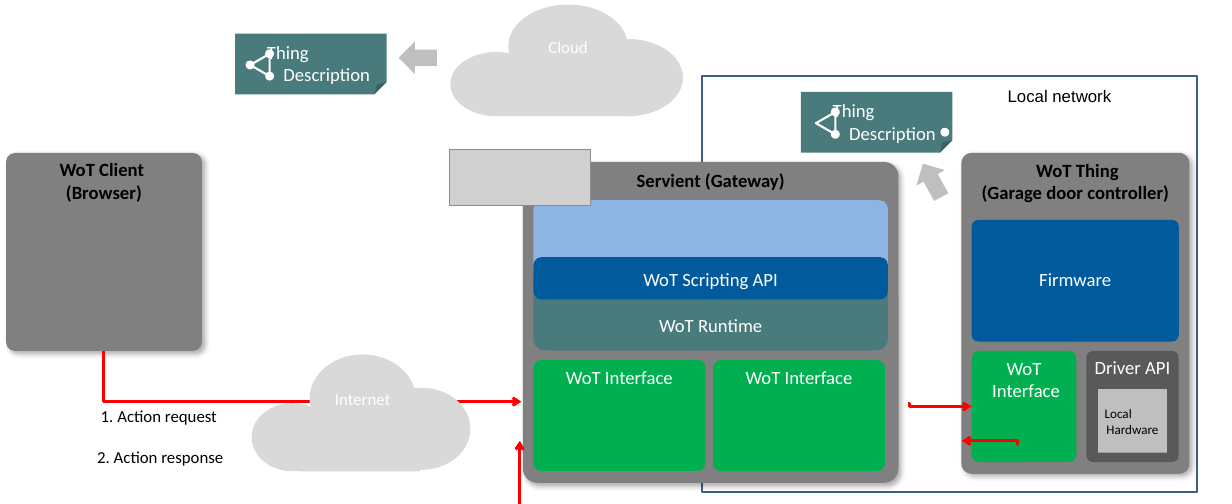
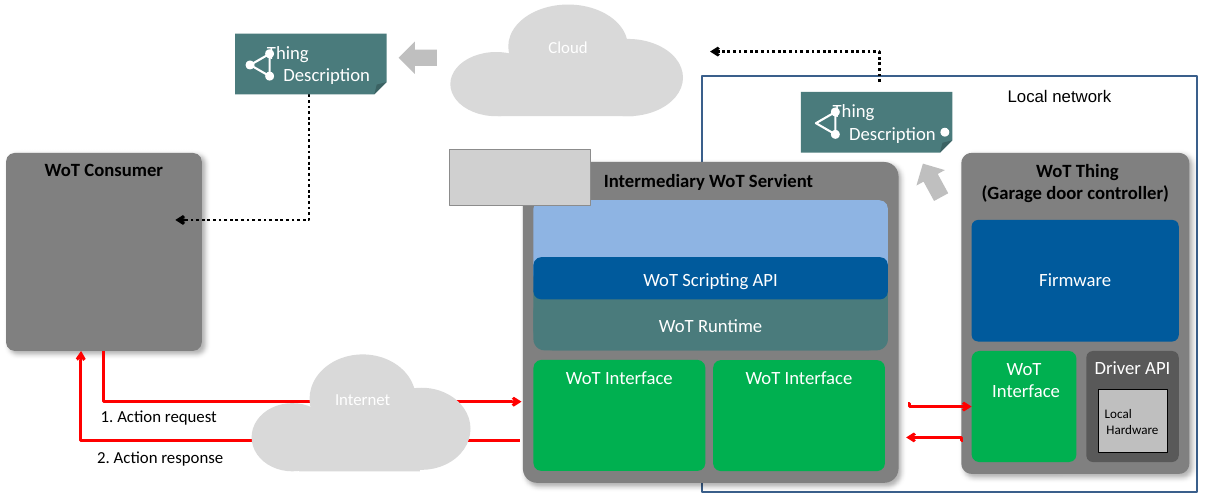
Before and after one commit to w3c/wot-security, a slide deck: slide 5 of images/Security_scenarios.pptx. Drawn at 1232x504 pixels with LibreOffice and Linux fonts; fonts in the diff are those of the drawing; grey boxes stand for pictures. Boxes give left, top, right and bottom in pixels: in the first picture for what was removed or moved away, otherwise in the second. Text is boxed around its words. In the diff, an @@ line names an element or a change of style, - is before the commit and + after.

```diff
--- a/images/Security_scenarios.pptx
+++ b/images/Security_scenarios.pptx
@@ elbow arrow added from (879, 82) to (710, 52), #000000 3 pt @@
@@ elbow arrow added from (309, 94) to (175, 220), #000000 3 pt @@
@@ text in rounded rectangle at (x1=45, y1=164, x2=163, y2=176): text changed @@
-WoT Client
-(Browser)
+WoT Consumer
@@ text in rounded rectangle at (x1=604, y1=174, x2=813, y2=190): text changed @@
-Servient (Gateway)
+Intermediary WoT Servient
@@ elbow arrow moved from (959, 504) - (520, 441) to (520, 441) - (81, 351) @@
@@ rectangle "Local Hardware" at (x1=1098, y1=389, x2=1167, y2=452): outline none to #000000 0.51 pt @@
@@ text in rectangle at (x1=1105, y1=409, x2=1158, y2=434): text changed @@
-Local
-Hardware
+Local
+Hardware
@@ elbow arrow moved from (1018, 444) - (962, 441) to (962, 441) - (906, 438) @@
```
Also in this commit, not shown: 8 other slides changed, 9 other files.
